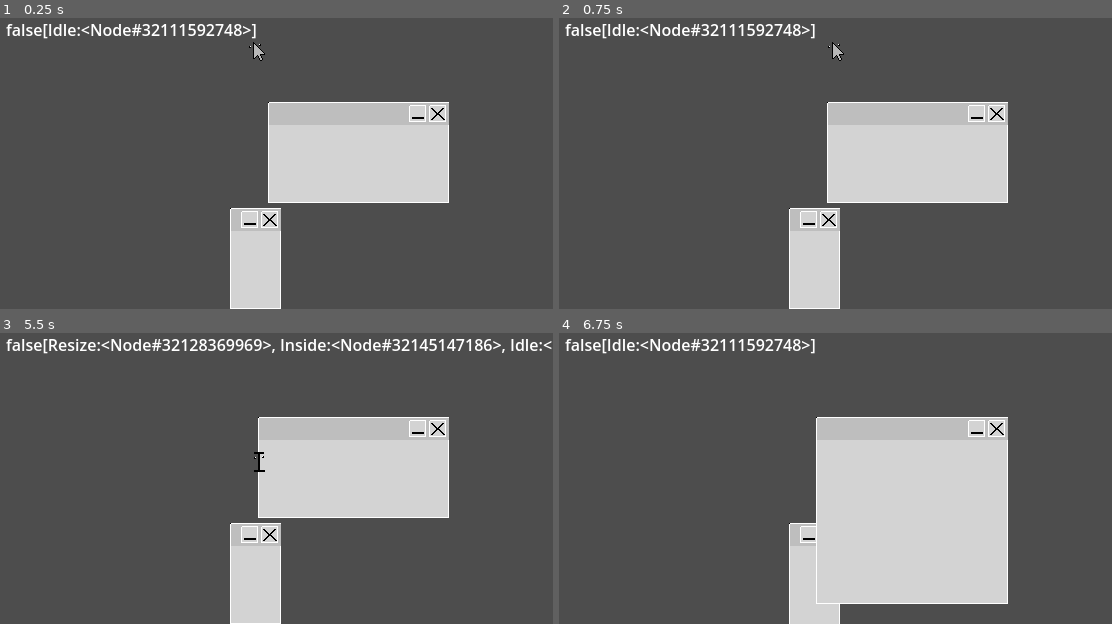
Above: before the commit, frames 1-4 (two rows, left to right).
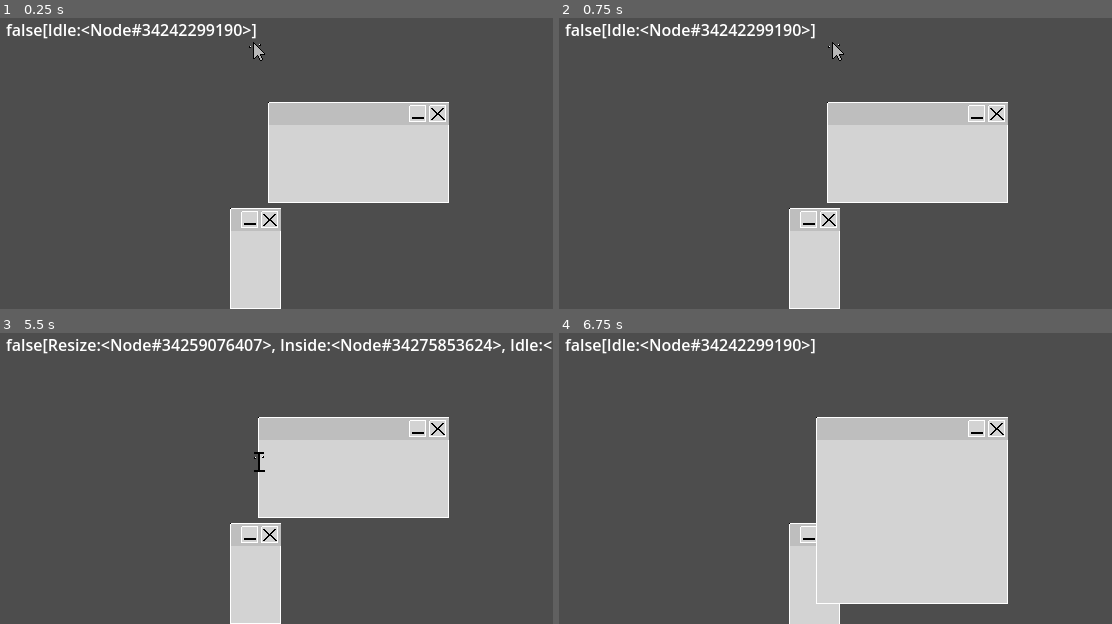
Above: after the commit, the same moments.

Repository: username123115/Clicky
Game: Godot game, scene res://intro.tscn
Same seed, same stepped clock (60 frames per second), same inputs: the game is played once before the commit and once after it.
Inputs:
- Up to frame 1 (0.25 s): no input
- Up to frame 2 (0.75 s): tap Enter at 0.5 s; hold L (move_right) from 0.53 s (still down); hold Z (grab) from 0.53 s (still down)
- Up to frame 3 (5.5 s): release L (move_right) at 1.28 s; release Z (grab) at 1.28 s; hold J (move_down) 1.28-2.03 s; tap Z (grab) at 1.35, 2.85, 4.35 s; tap Space at 2, 3.5 s; hold L (move_right) 2.03-2.78 s; hold Z (grab) 2.03-2.78 s; tap Enter at 2.75, 4.25 s; hold K (move_up) 2.78-3.53 s; hold Z (grab) 3.53-4.28 s; hold H (move_left) 3.53-5.03 s; hold J (move_down) from 5.03 s (still down); hold Z (grab) from 5.03 s (still down)
- Up to frame 4 (6.75 s): release J (move_down) at 5.78 s; release Z (grab) at 5.78 s; hold L (move_right) 5.78-6.53 s; tap Z (grab) at 5.85 s; tap Space at 6.5 s; hold K (move_up) from 6.53 s (still down); hold Z (grab) from 6.53 s (still down)

The runs differ from the first frame. In frame 1, 0.4% of the frame differs, in the area x 27-44%, y 2-7%; in frame 2, 0.4%; in frame 3, 0.8%, in the area x 30-89%, y 2-7%; in frame 4, 0.4%.

Commit message:
add icon interactions

Diff:
--- a/player/player.gd
+++ b/player/player.gd
@@ -4,6 +4,10 @@
 @export var FLOAT_ACCELL : float = 900.0
 
 enum GrabState { GRAB_LEFT, GRAB_NONE, GRAB_RIGHT }
+
+var in_icon : bool = false
+var icon : Node
+var icon_stack := []
 
 var in_window : bool = false	#for the window FSM, tracks whether or not player is in a window
 var window : Node				#if `in_window` is set, this is the window the player is in
--- a/player/player.tscn
+++ b/player/player.tscn
@@ -1,9 +1,12 @@
-[gd_scene load_steps=15 format=3 uid="uid://b76rhy6jvdbac"]
+[gd_scene load_steps=18 format=3 uid="uid://b76rhy6jvdbac"]
 
 [ext_resource type="Script" path="res://player/player.gd" id="1_ce8eu"]
 [ext_resource type="Texture2D" uid="uid://csb4wseuhc7sj" path="res://assets/art/clicky_concept.png" id="2_3j0jd"]
 [ext_resource type="Script" path="res://player/state_movement/state_floating.gd" id="3_70e58"]
+[ext_resource type="Script" path="res://player/state_icon_interactions/sm_icons.gd" id="3_a4lfh"]
 [ext_resource type="Script" path="res://player/state_movement/sm_movement.gd" id="3_ejt0g"]
+[ext_resource type="Script" path="res://player/state_icon_interactions/state_idle.gd" id="3_n7mei"]
+[ext_resource type="Script" path="res://player/state_icon_interactions/state_inside.gd" id="4_15772"]
 [ext_resource type="Script" path="res://player/state_window_interactions/sm_window.gd" id="5_e2jbi"]
 [ext_resource type="Script" path="res://player/state_window_interactions/state_idle.gd" id="6_8djrw"]
 [ext_resource type="Script" path="res://player/state_window_interactions/state_resize.gd" id="7_w06jt"]
@@ -74,6 +77,16 @@
 [node name="CollisionShape2D" type="CollisionShape2D" parent="."]
 shape = SubResource("RectangleShape2D_babds")
 
+[node name="State Machine Icons" type="Node" parent="."]
+script = ExtResource("3_a4lfh")
+start_state = NodePath("Idle")
+
+[node name="Idle" type="Node" parent="State Machine Icons"]
+script = ExtResource("3_n7mei")
+
+[node name="Inside" type="Node" parent="State Machine Icons"]
+script = ExtResource("4_15772")
+
 [node name="State Machine Movement" type="Node" parent="."]
 script = ExtResource("3_ejt0g")
 start_state = NodePath("Floating")
--- /dev/null
+++ b/player/state_icon_interactions/sm_icons.gd
@@ -0,0 +1,62 @@
+extends "res://state_machine.gd"
+
+@onready var idle: Node = $Idle
+@onready var inside: Node = $Inside
+
+func _ready() -> void:
+	states_map = {
+		"idle": idle,
+		"inside": inside,
+	}
+	EventBus.connect("icon_body_entered", _on_icon_enter)
+	EventBus.connect("icon_body_exited", _on_icon_exit)
+
+
+func _change_state(state_name: String) -> void:
+	# The base state_machine interface this node extends does most of the work.
+	if not _active:
+		return
+	if state_name in ["inside"]:
+		states_stack.push_front(states_map[state_name])
+	if state_name == "idle":
+		states_stack = ["idle"]
+
+	super._change_state(state_name)
+	#print(states_stack)
+
+func _on_icon_enter(icon, body):
+	if body != owner:
+		return
+	# handle overlapping icons
+	if owner.in_icon:
+		owner.icon_stack.push_back(icon)	#if this stack is empty this will become the next active icon
+		return
+
+	icon.focus()
+	owner.in_icon = true
+	owner.icon = icon
+	_change_state("inside")
+
+func _on_icon_exit(icon, body):
+	if body != owner:
+		return
+	if icon == owner.icon:
+		icon.unfocus()
+		# don't set this to false, find the next icon we entered and set that as active
+		if len(owner.icon_stack):
+			owner.icon = owner.icon_stack.pop_front()
+			owner.icon.focus()
+		# this was the only icon, now we're in a plain area
+		else:
+			owner.in_icon = false
+			owner.icon = null
+			_change_state("idle")
+
+	# we exited some icon in the icon stack, remove it
+	else:
+		owner.icon_stack.erase(icon)
+
+
+
+func _unhandled_input(event: InputEvent) -> void:
+	current_state.handle_input(event)
--- /dev/null
+++ b/player/state_icon_interactions/state_idle.gd
@@ -0,0 +1 @@
+extends 'res://state.gd'
--- /dev/null
+++ b/player/state_icon_interactions/state_inside.gd
@@ -0,0 +1 @@
+extends 'res://state.gd'
